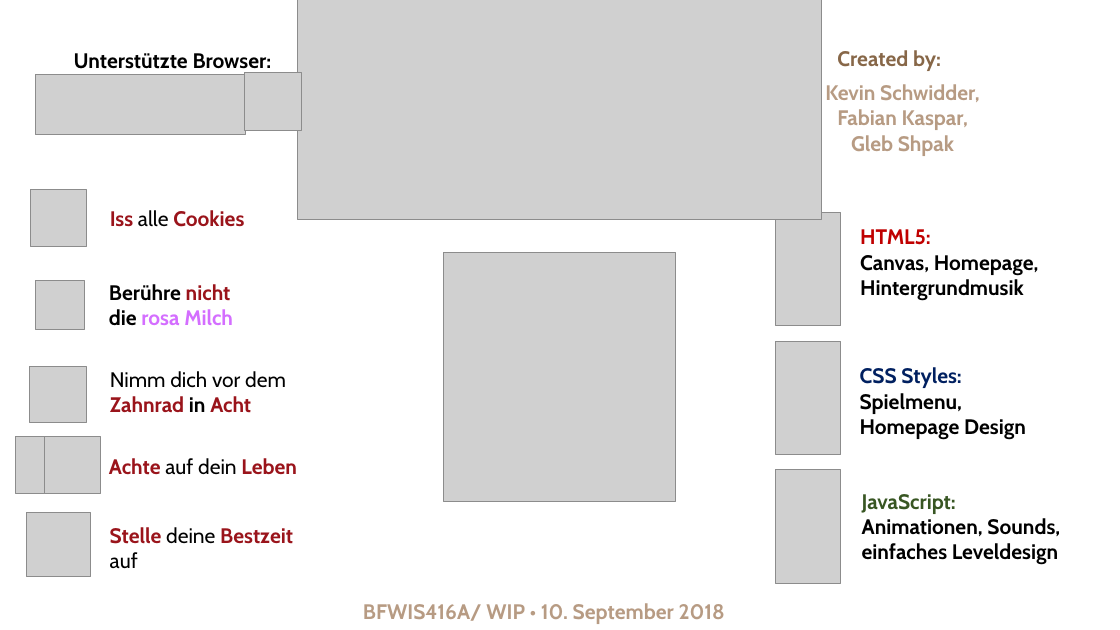
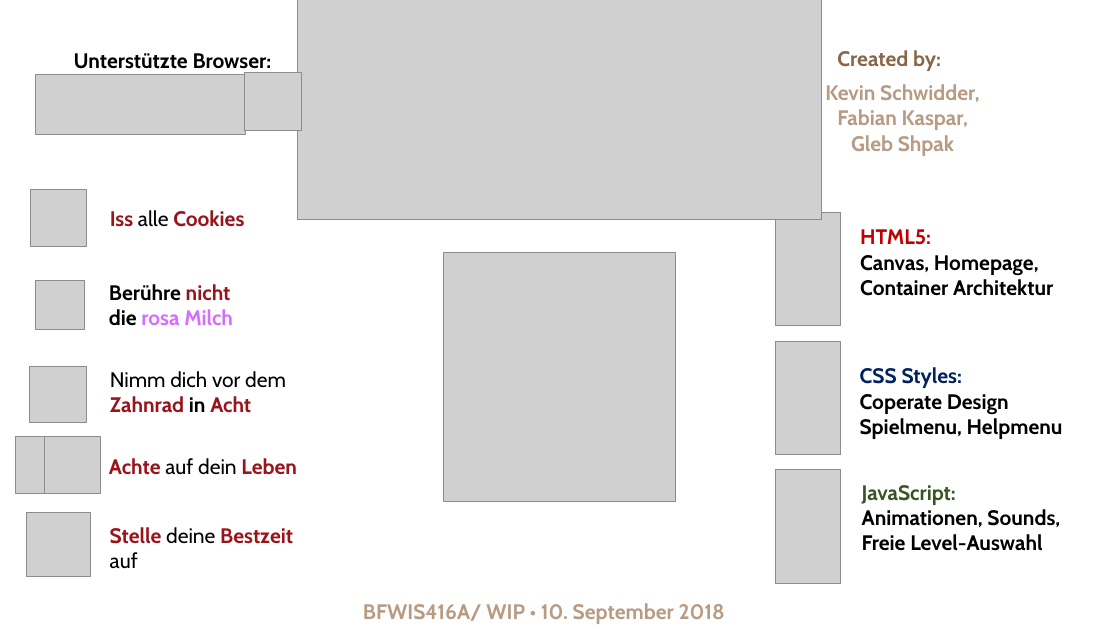
Before and after one commit to Schwidder/team_adventure, a slide deck: slide 1 of Pitch.pptx. Drawn at 1120x630 pixels with LibreOffice and Linux fonts; fonts in the diff are those of the drawing; grey boxes stand for pictures; background and template pictures are left out. Boxes give left, top, right and bottom in pixels: in the first picture for what was removed or moved away, otherwise in the second. Text is boxed around its words. In the diff, an @@ line names an element or a change of style, - is before the commit and + after.

Commit message:
Pitch + Readme

```diff
--- a/Pitch.pptx
+++ b/Pitch.pptx
@@ text at box(860, 229, 1053, 296): text changed @@
-HTML5:
-Canvas, Homepage, Hintergrundmusik
+HTML5:
+Canvas, Homepage,
+Container Architektur
@@ text at box(860, 367, 1063, 439): text changed @@
-CSS Styles:
-Spielmenu,
-Homepage Design
+CSS Styles:
+Coperate Design Spielmenu, Helpmenu
@@ text at box(862, 485, 1060, 551): text changed @@
-JavaScript:
-Animationen, Sounds,
-einfaches Leveldesign
+JavaScript:
+Animationen, Sounds,
+Freie Level-Auswahl
```
Also in this commit, not shown: 1 other file.
